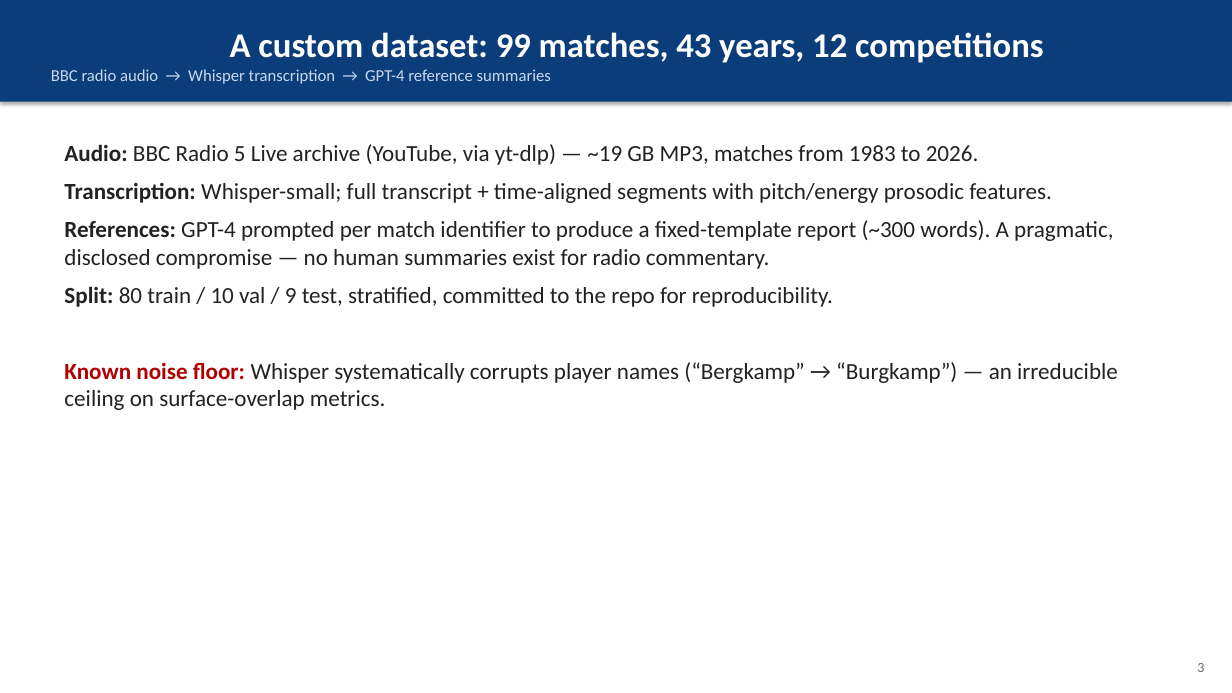
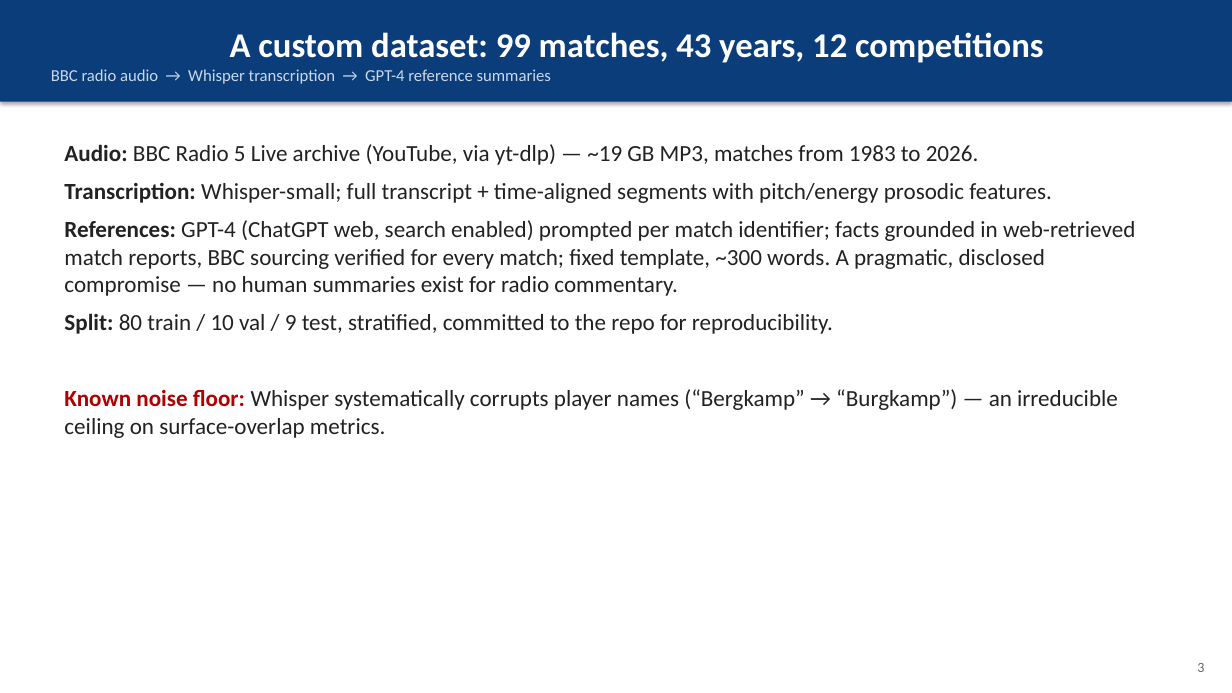
Before and after one commit to christiandalfarra/ANLP_Project, a slide deck: slide 3 of report/slides/ANLP_slides.pptx. Drawn at 1232x693 pixels with LibreOffice and Linux fonts; fonts in the diff are those of the drawing. Boxes give left, top, right and bottom in pixels: in the first picture for what was removed or moved away, otherwise in the second. Text is boxed around its words. In the diff, an @@ line names an element or a change of style, - is before the commit and + after.

```diff
--- a/report/slides/ANLP_slides.pptx
+++ b/report/slides/ANLP_slides.pptx
@@ text at (x1=64, y1=220, x2=1135, y2=296): text changed @@
-References: GPT-4 prompted per match identifier to produce a fixed-template report (~300 words). A pragmatic, disclosed compromise — no human summaries exist for radio commentary.
+References: GPT-4 (ChatGPT web, search enabled) prompted per match identifier; facts grounded in web-retrieved match reports, BBC sourcing verified for every match; fixed template, ~300 words. A pragmatic, disclosed compromise — no human summaries exist for radio commentary.
```
Also in this commit, not shown: 1 other slide changed, 9 other files.
